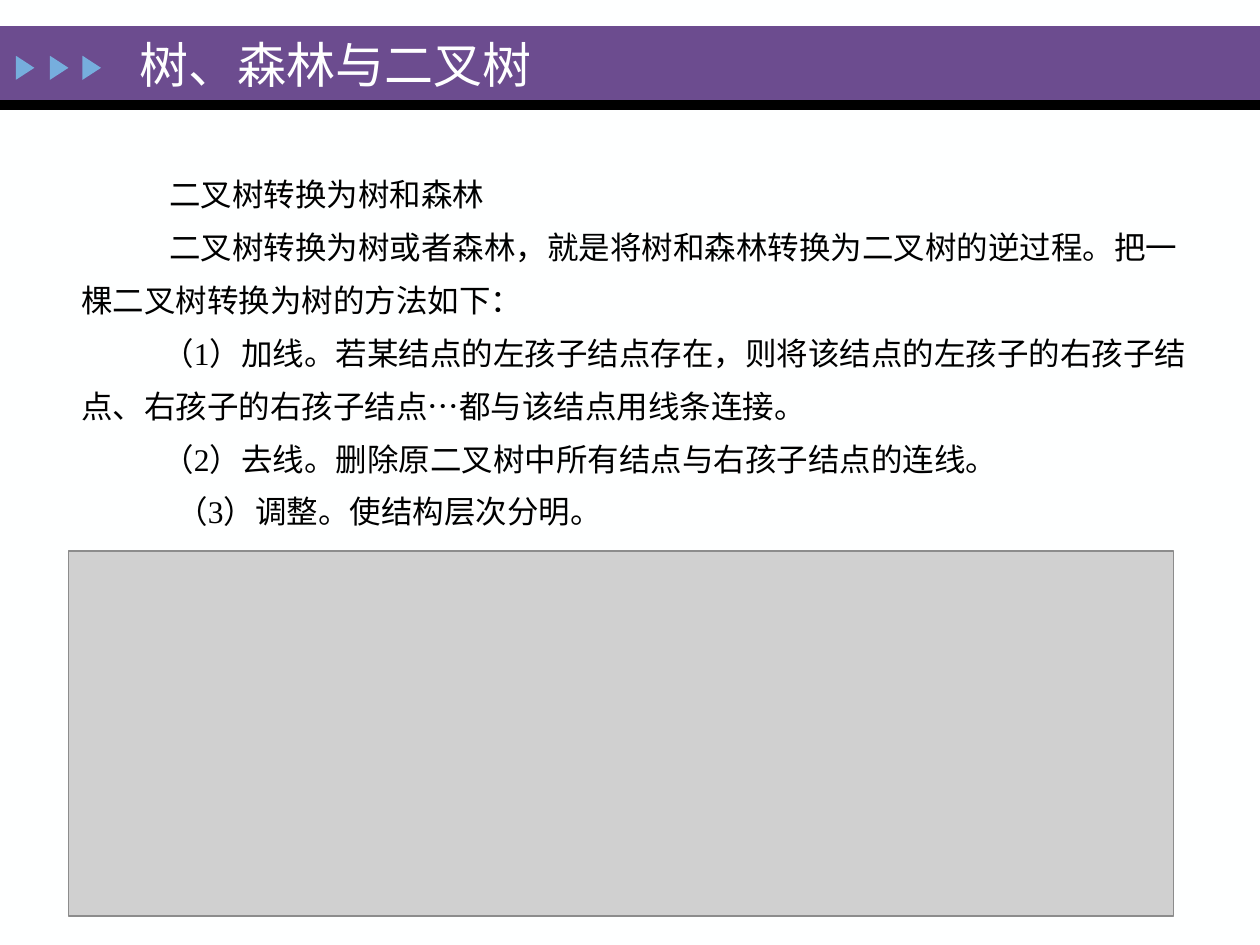
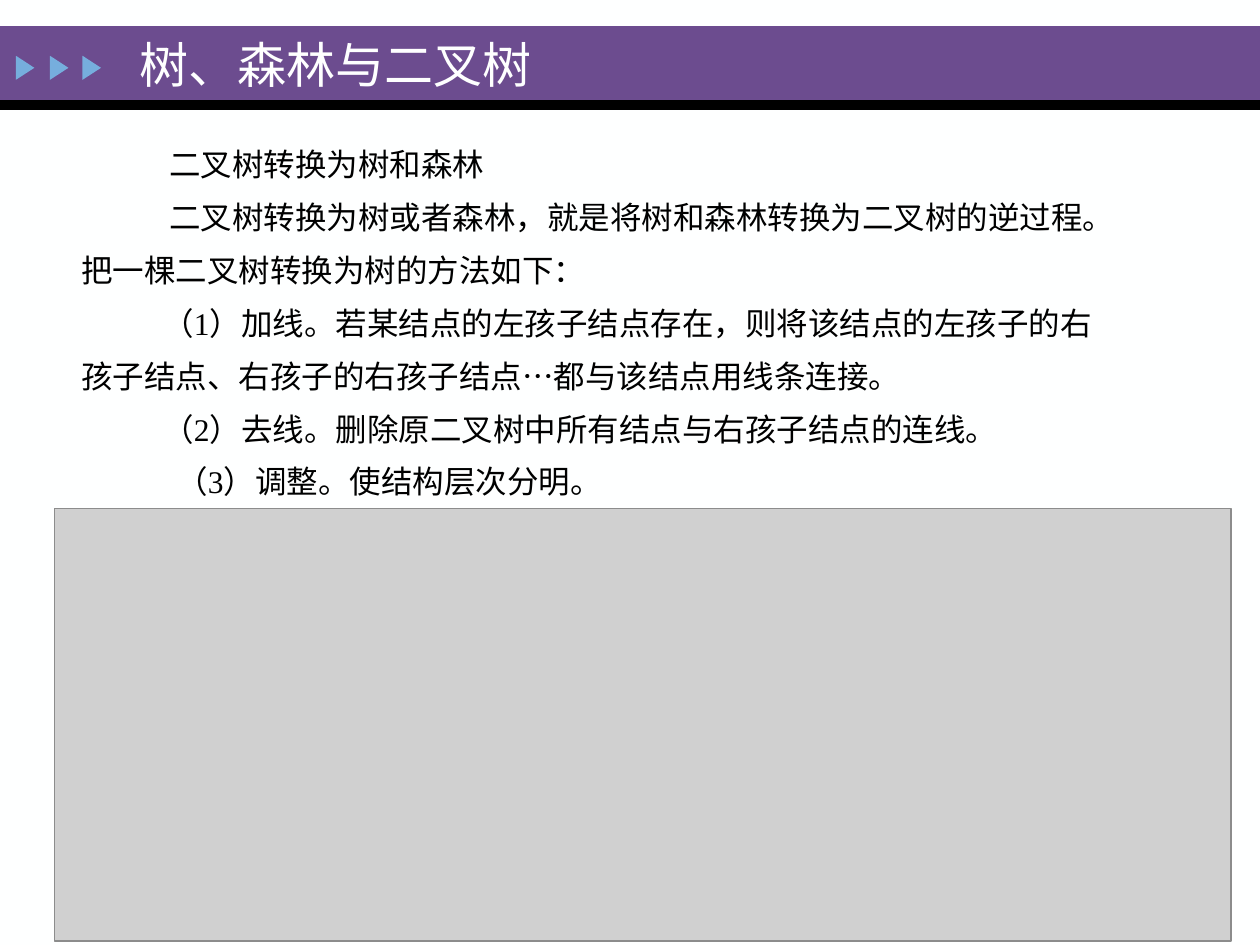
Before and after one commit to zeemeil/zeemeil.github.io, a slide deck: slide 142 of files/2025_1_DS/0402_DS_Tree.pptx. Drawn at 1260x945 pixels with LibreOffice and Linux fonts; fonts in the diff are those of the drawing; grey boxes stand for pictures. Boxes give left, top, right and bottom in pixels: in the first picture for what was removed or moved away, otherwise in the second. Text is boxed around its words. In the diff, an @@ line names an element or a change of style, - is before the commit and + after.

```diff
--- a/files/2025_1_DS/0402_DS_Tree.pptx
+++ b/files/2025_1_DS/0402_DS_Tree.pptx
@@ text "二叉树转换为树和森林" rewrapped from (x1=81, y1=179, x2=1186, y2=526) to (x1=81, y1=149, x2=1114, y2=496) @@
@@ picture resized from (x1=68, y1=551, x2=1173, y2=916) to (x1=54, y1=508, x2=1231, y2=941) @@
```
Also in this commit, not shown: 9 other slides changed, 5 other files.
